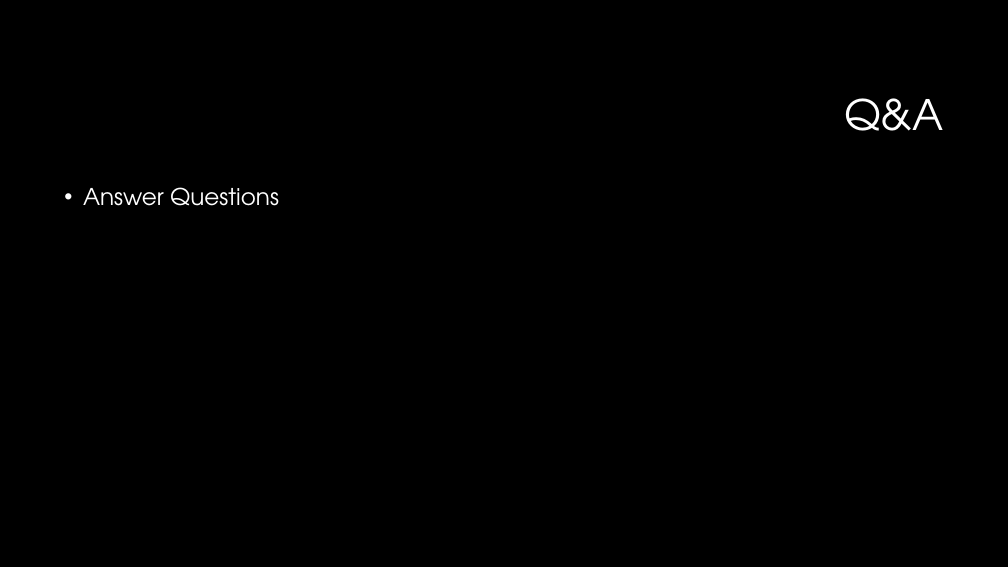
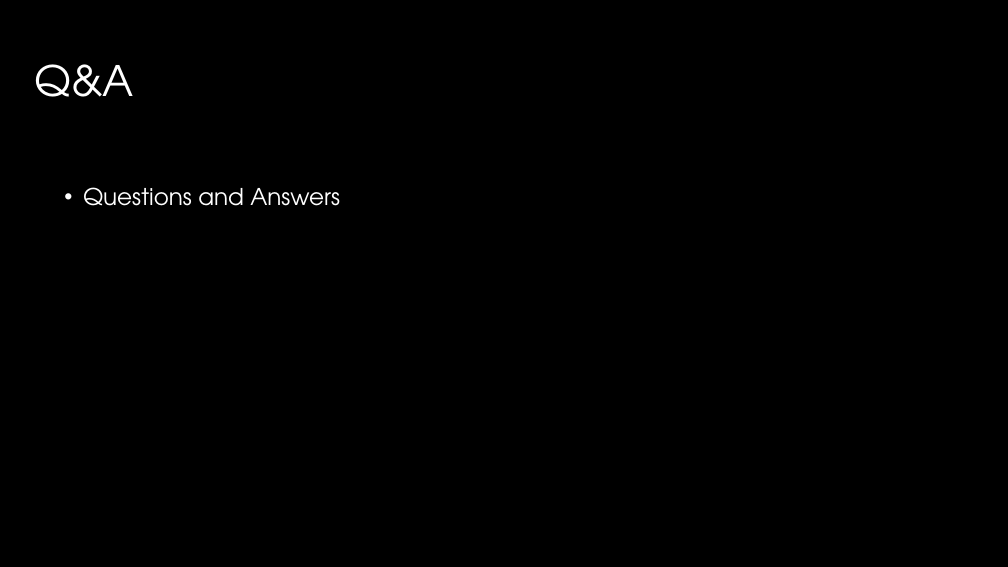
Before and after one commit to Steven-lei/Password-Generator, a slide deck: slide 16 of document/Presentation Password Generator.pptx. Drawn at 1008x567 pixels with LibreOffice and Linux fonts; fonts in the diff are those of the drawing; background and template pictures are left out. Boxes give left, top, right and bottom in pixels: in the first picture for what was removed or moved away, otherwise in the second. Text is boxed around its words. In the diff, an @@ line names an element or a change of style, - is before the commit and + after.

```diff
--- a/document/Presentation Password Generator.pptx
+++ b/document/Presentation Password Generator.pptx
@@ title "Q&A": place and size @@
-title "Q&A" at box(844, 98, 943, 131)
+title "Q&A" at box(35, 64, 134, 97)
@@ title "Q&A" at box(35, 64, 134, 97): alignment right to left @@
@@ text at box(83, 187, 340, 206): text changed @@
-• Answer Questions
+• Questions and Answers
```
Also in this commit, not shown: 2 other slides changed, 3 slides added, 2 slides removed.
